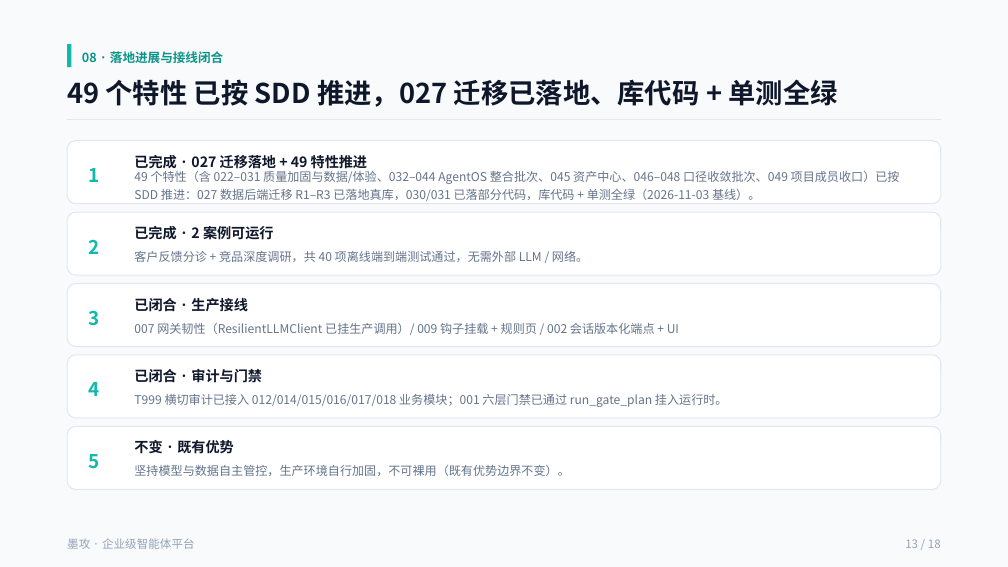
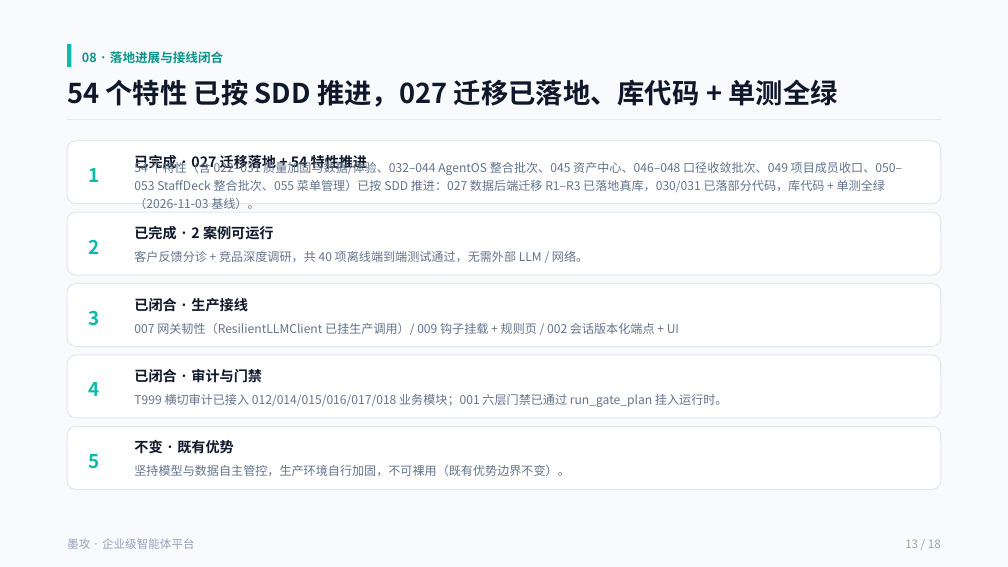
Before and after one commit to cooper2006/mogo, a slide deck: slide 13 of docs/intro-v4.pptx. Drawn at 1008x567 pixels with LibreOffice and Linux fonts; fonts in the diff are those of the drawing. Boxes give left, top, right and bottom in pixels: in the first picture for what was removed or moved away, otherwise in the second. Text is boxed around its words. In the diff, an @@ line names an element or a change of style, - is before the commit and + after.

Commit message:
chore(qa): standard 深度全量 QA 审计修复与 54 特性口径对齐（2026-11-11）
覆盖磁盘 54 个特性（001-053 + 055）的 D1-D8 全维度重扫，附 kiri 三轮回归 R1/R2/R3 明细。

修复：
- P1 tenant_purge 补齐 050-053 引入的 7 个租户集合，消除租户删除后的跨服务数据残留
- P1 drift-check / verify-artifact 在 compose 栈停机（生产为 k3s）时不再「比对 0 项报 OK」，改为显式 SKIP + rc=2
- P2 chat 审计枚举断言同步 051 新增 im.employee.route
- P2 补齐 050/051/052/053/055 五份 quickstart.md（五件套 54/54）
- P2 README 中英 / INDEX / PPT / CHANGELOG 计数 49(53) -> 54 / 1696
- P2 040 spec + checklist 的 _id 由 24-hex 对齐到 32-hex 终态
- P3 ./mogo baseline --json 输出纯 JSON；INDEX「029 未建」加复核注记
- P3 冒烟脚本 docstring 如实登记生产库保留写入，并补 k3s 用法

新增交付：deliverables/QA-AUDIT-STANDARD-2026-11-11.md（逐条可勾主报告）、
docs/regression-arm-kiri-2026-11-11.md（三轮回归明细）；
docs/id-unification-hex32-runbook.md 补入阶段 2 停机窗口执行记录。

R2/R3 测试计数零偏差：A6 5088 passed / 8 skipped / 0 failed，A4 339/9，
A2 63/0，A3 10/10，A5 12+8 全过，A7 verify PASS。
本提交不含版本发布，k3s 运行态仍为 83bd0973（修复前镜像）。

```diff
--- a/docs/intro-v4.pptx
+++ b/docs/intro-v4.pptx
@@ text at [67,79,837,107]: text changed @@
-49 个特性 已按 SDD 推进，027 迁移已落地、库代码 + 单测全绿
+54 个特性 已按 SDD 推进，027 迁移已落地、库代码 + 单测全绿
@@ text at [134,153,367,172]: text changed @@
-已完成 · 027 迁移落地 + 49 特性推进
+已完成 · 027 迁移落地 + 54 特性推进
@@ text at [134,159,902,192]: text changed @@
-49 个特性（含 022–031 质量加固与数据/体验、032–044 AgentOS 整合批次、045 资产中心、046–048 口径收敛批次、049 项目成员收口）已按 SDD 推进：027 数据后端迁移 R1–R3 已落地真库，030/031 已落部分代码，库代码 + 单测全绿（2026-11-03 基线）。
+54 个特性（含 022–031 质量加固与数据/体验、032–044 AgentOS 整合批次、045 资产中心、046–048 口径收敛批次、049 项目成员收口、050–053 StaffDeck 整合批次、055 菜单管理）已按 SDD 推进：027 数据后端迁移 R1–R3 已落地真库，030/031 已落部分代码，库代码 + 单测全绿（2026-11-03 基线）。
```
Also in this commit, not shown: 2 other slides changed, 21 other files.
